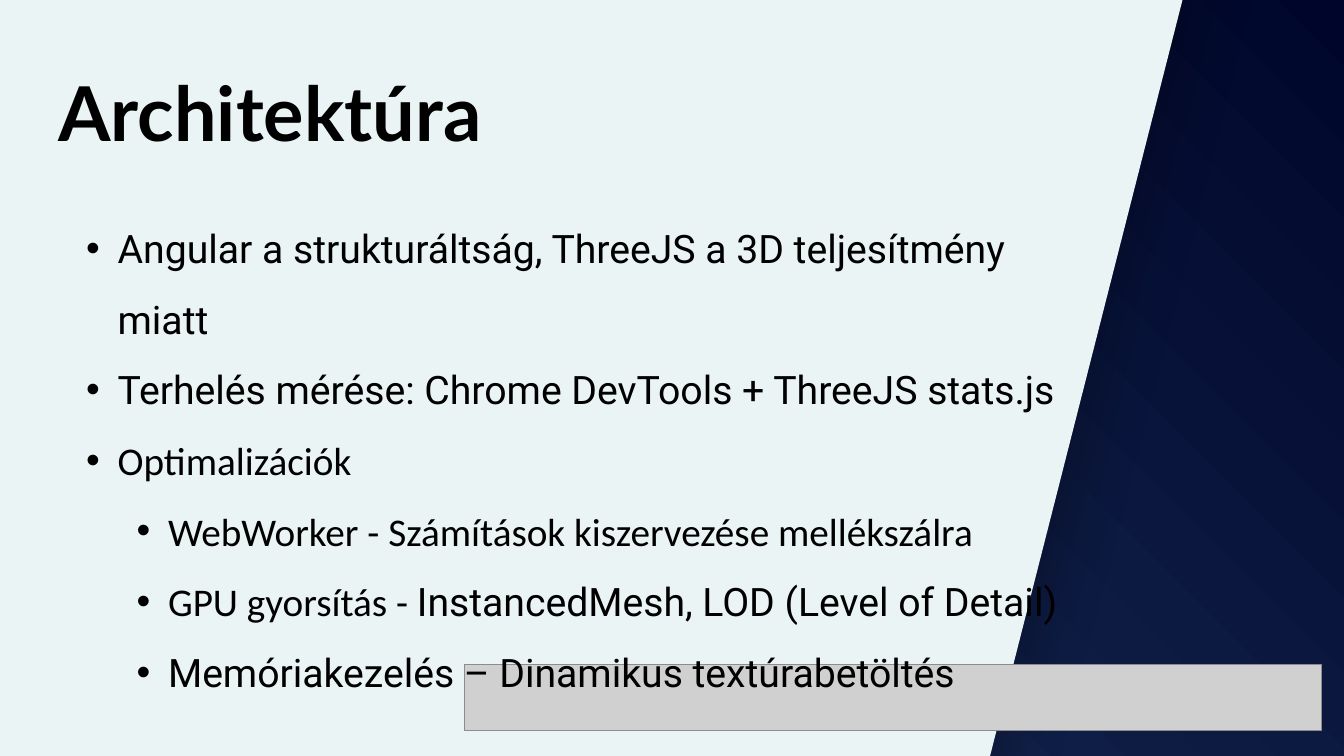
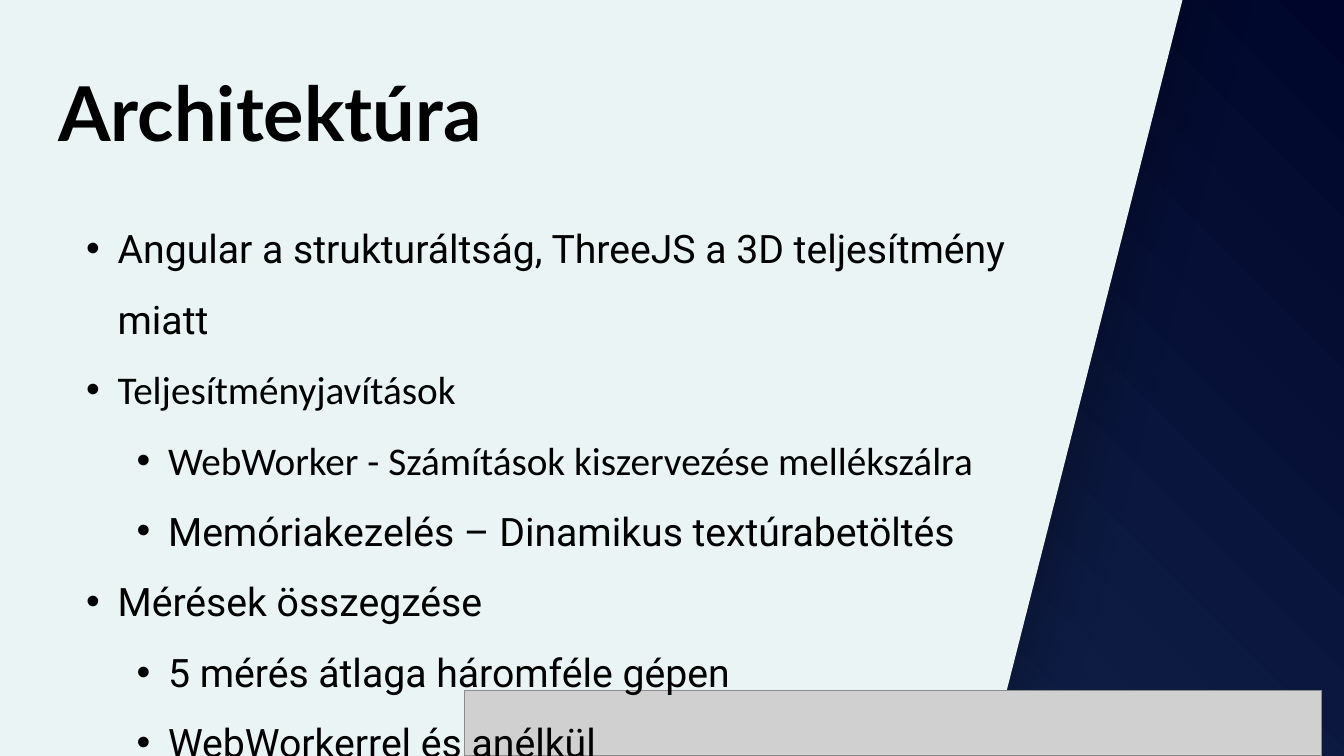
Before and after one commit to levinyiro/msc-thesis, a slide deck: slide 6 of temp/prezentacio.pptx. Drawn at 1344x756 pixels with LibreOffice and Linux fonts; fonts in the diff are those of the drawing; grey boxes stand for pictures; background and template pictures are left out. Boxes give left, top, right and bottom in pixels: in the first picture for what was removed or moved away, otherwise in the second. Text is boxed around its words. In the diff, an @@ line names an element or a change of style, - is before the commit and + after.

Commit message:
update ppt

```diff
--- a/temp/prezentacio.pptx
+++ b/temp/prezentacio.pptx
@@ text at <box>118,376,456,411</box>: text changed; font Roboto to Calibri @@
-• Terhelés mérése: Chrome DevTools + ThreeJS stats.js
-• Optimalizációk
+• Teljesítményjavítások
@@ text at <box>118,586,730,697</box>: paragraphs added @@
+• Mérések összegzése
+  • 5 mérés átlaga háromféle gépen
+  • WebWorkerrel és anélkül
@@ text at <box>168,581,1057,627</box>: paragraph removed @@
-  • GPU gyorsítás - InstancedMesh, LOD (Level of Detail)
@@ picture: place and size @@
-picture at <box>465,664,1322,730</box>
+picture at <box>465,691,1322,756</box>
```
Also in this commit, not shown: 4 other slides changed.
